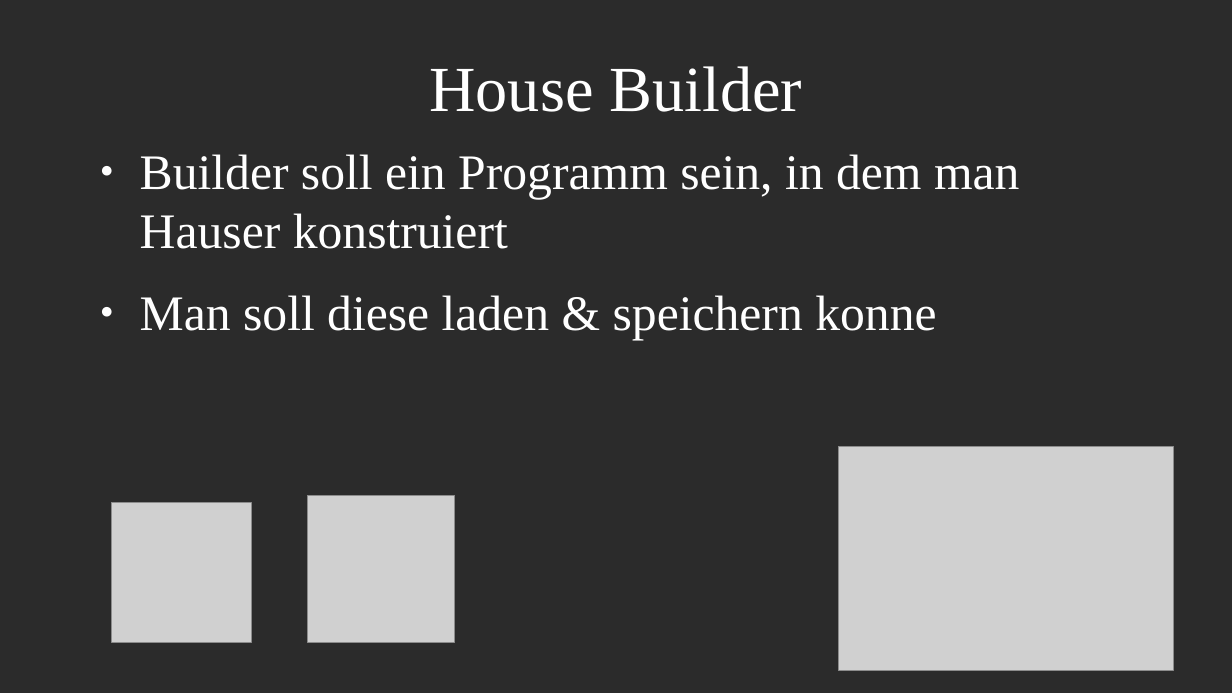
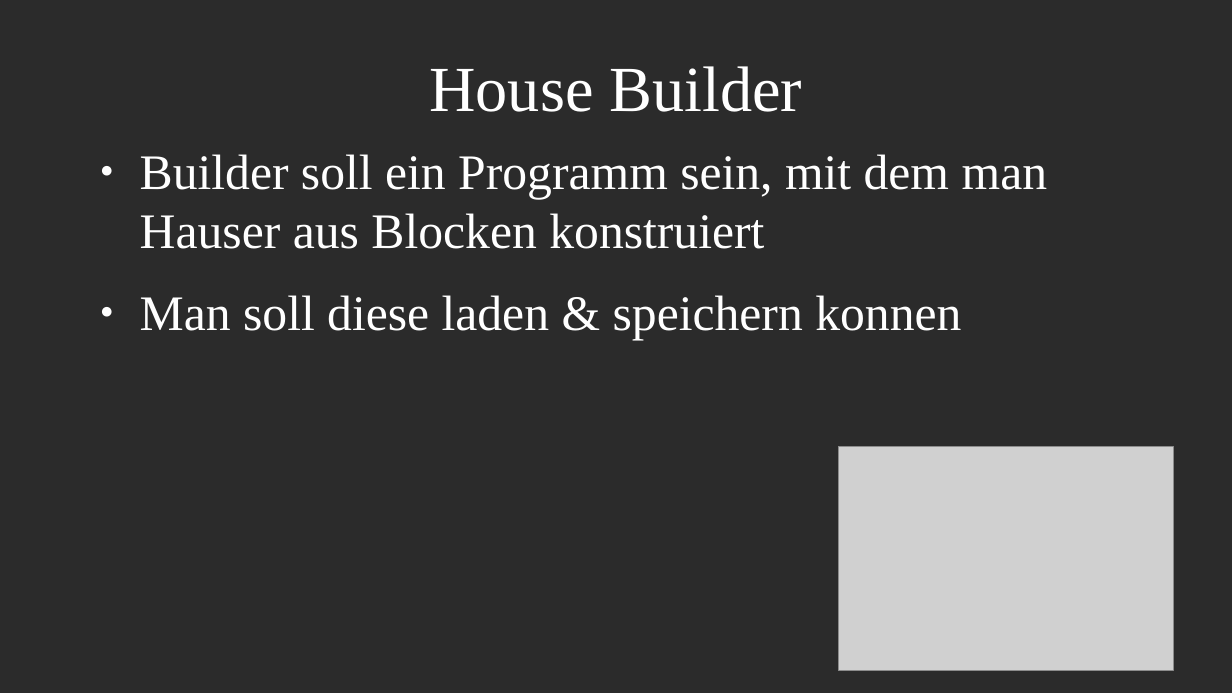
Before and after one commit to marexlife/Presentation, a slide deck: slide 2 of Builder.odp. Drawn at 1232x693 pixels with LibreOffice and Linux fonts; fonts in the diff are those of the drawing; grey boxes stand for pictures; background and template pictures are left out; a plain dark background stands for a picture behind light text. Boxes give left, top, right and bottom in pixels: in the first picture for what was removed or moved away, otherwise in the second. Text is boxed around its words. In the diff, an @@ line names an element or a change of style, - is before the commit and + after.

```diff
--- a/Builder.odp
+++ b/Builder.odp
@@ text at (140, 154, 1048, 340): text changed @@
-● Builder soll ein Programm sein, in dem man Hauser konstruiert
-● Man soll diese laden & speichern konne
+● Builder soll ein Programm sein, mit dem man Hauser aus Blocken konstruiert
+● Man soll diese laden & speichern konnen
@@ picture removed at (112, 503, 252, 643) @@
@@ picture removed at (307, 495, 455, 643) @@
```
Also in this commit, not shown: 1 other slide changed, 1 slide added, 1 slide removed.
